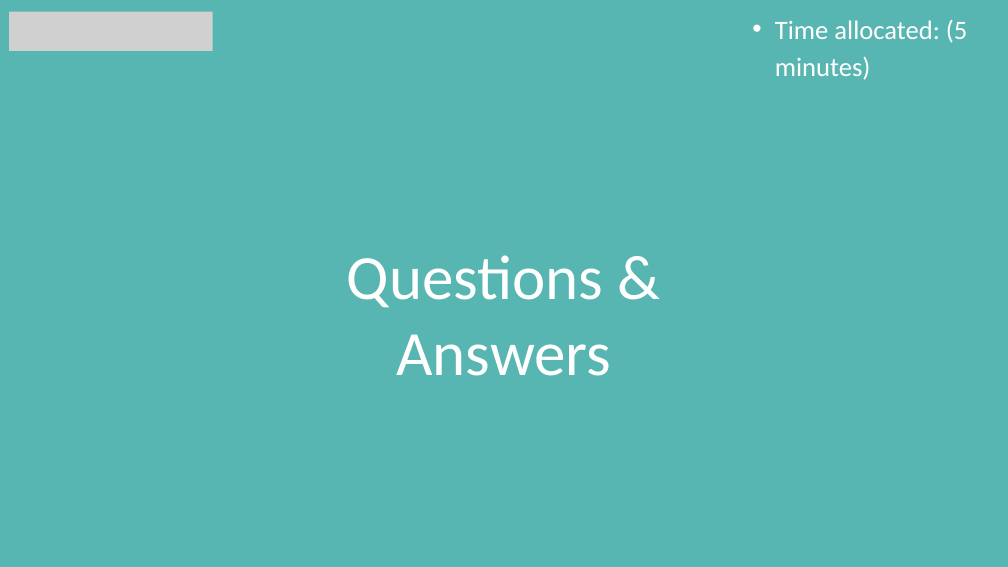
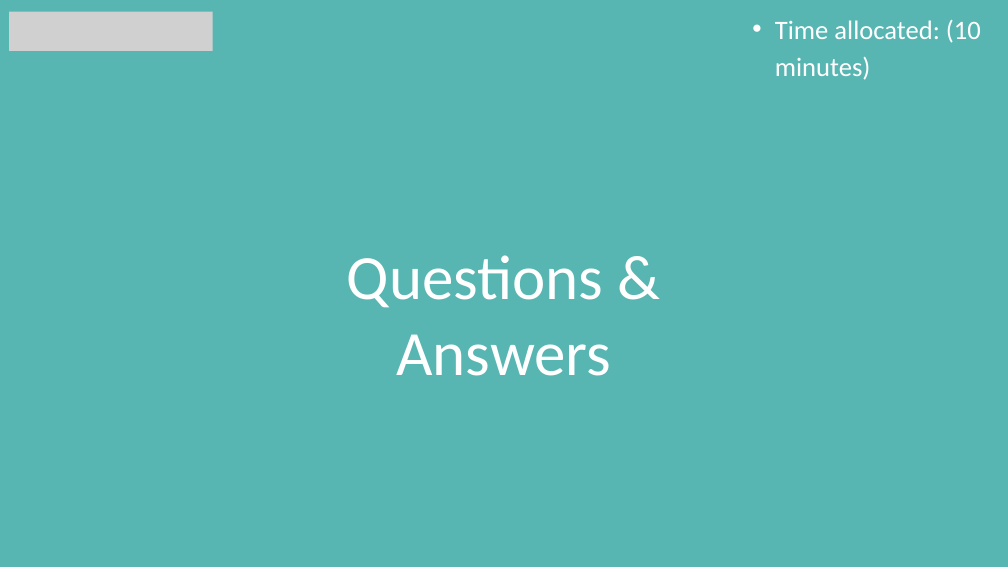
Before and after one commit to jakoyere-collab/NGO-Opportunities, a slide deck: slide 13 of deliverables/PEAK_Formal_Loan_Application_Presentation.pptx (slide 17 before the commit). Drawn at 1008x567 pixels with LibreOffice and Linux fonts; fonts in the diff are those of the drawing; grey boxes stand for pictures. Boxes give left, top, right and bottom in pixels: in the first picture for what was removed or moved away, otherwise in the second. Text is boxed around its words. In the diff, an @@ line names an element or a change of style, - is before the commit and + after.

```diff
--- a/deliverables/PEAK_Formal_Loan_Application_Presentation.pptx
+++ b/deliverables/PEAK_Formal_Loan_Application_Presentation.pptx
@@ text at (775, 20, 981, 80): text changed @@
-  • Time allocated: (5 minutes)
+  • Time allocated: (10 minutes)
```
Also in this commit, not shown: 10 other slides changed, 1 slide added, 5 slides removed.
